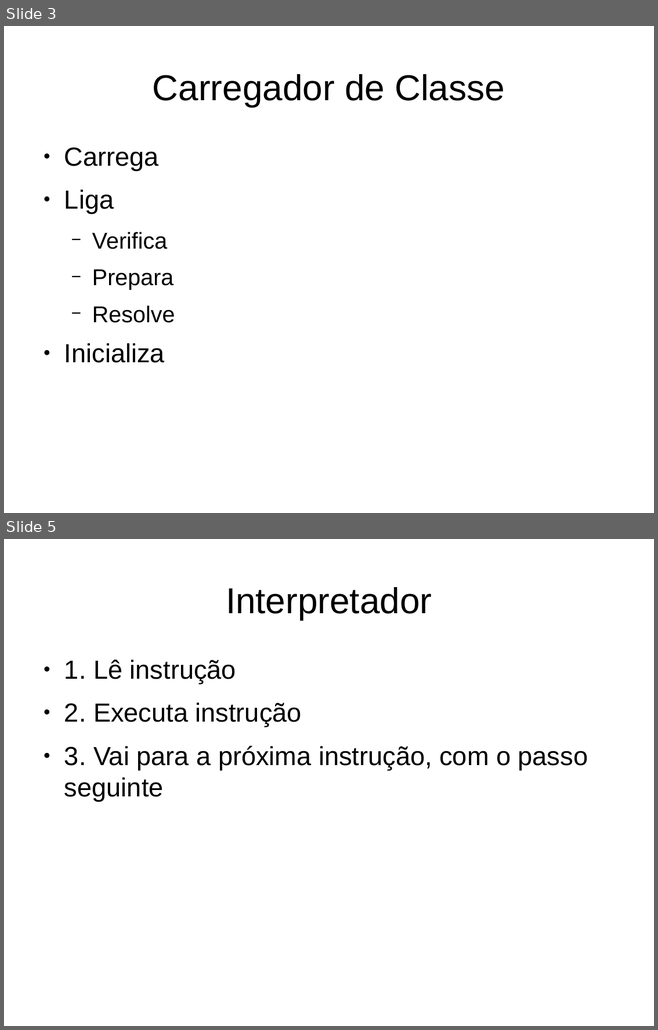
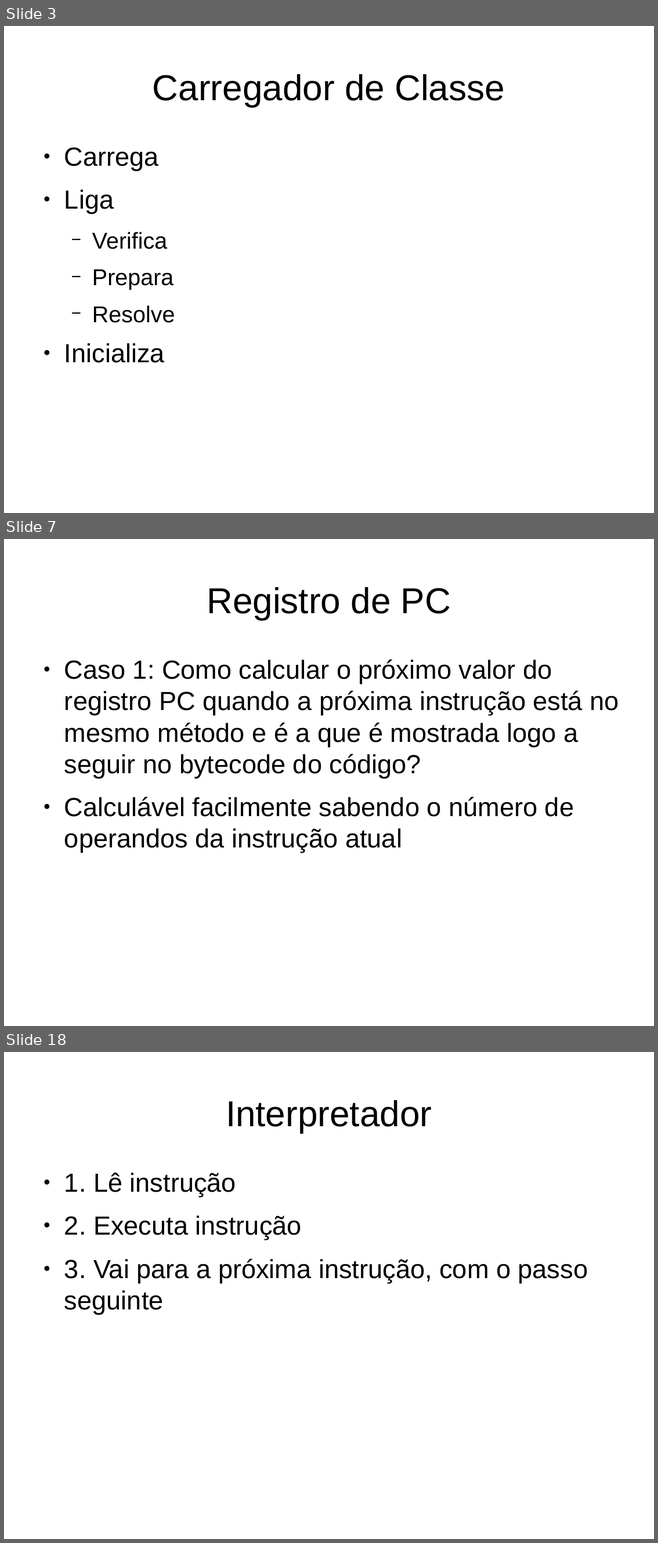
Before and after one commit to gabrielmm1234/jvm-sb, a slide deck: projetoLogico/apresentacao.odp. Shown one above the other, each under a label of ours: slides 3 and 5 before the commit, slides 3, 7 and 18 after it; the slides between them are not shown. The pictures are 658x1030 and 658x1543 pixels, drawn with LibreOffice and Linux fonts; fonts in the diff are those of the drawing. Boxes give left, top, right and bottom in pixels: in the first picture for what was removed or moved away, otherwise in the second. Text is boxed around its words. In the diff, an @@ line names an element or a change of style, - is before the commit and + after.

```diff
--- a/projetoLogico/apresentacao.odp
+++ b/projetoLogico/apresentacao.odp
@@ slide 7 added at (4, 539, 654, 1026), background #FFFFFF @@
@@ title added at (206, 587, 451, 620), 44 pt, text #000000 @@
+Registro de PC
@@ text added at (64, 659, 619, 853), 32 pt, text #000000 @@
+● Caso 1: Como calcular o próximo valor do registro PC quando a próxima instrução está no mesmo método e é a que é mostrada logo a seguir no bytecode do código?
+● Calculável facilmente sabendo o número de operandos da instrução atual
@@ what was slide 5 is now slide 18 @@
```
Also in this commit, not shown: 4 slides changed, 9 other slides added, 2 other files.
